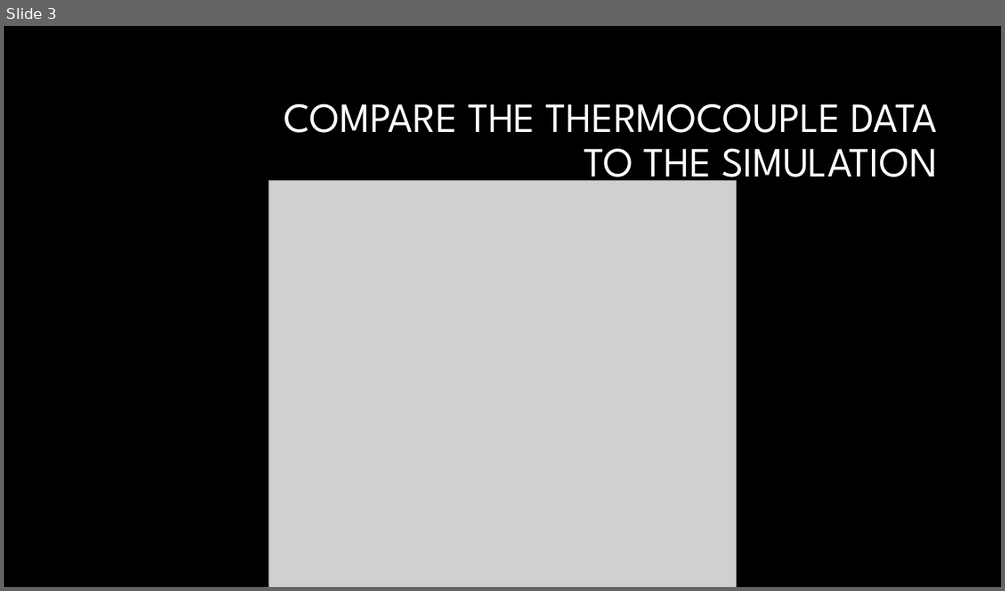
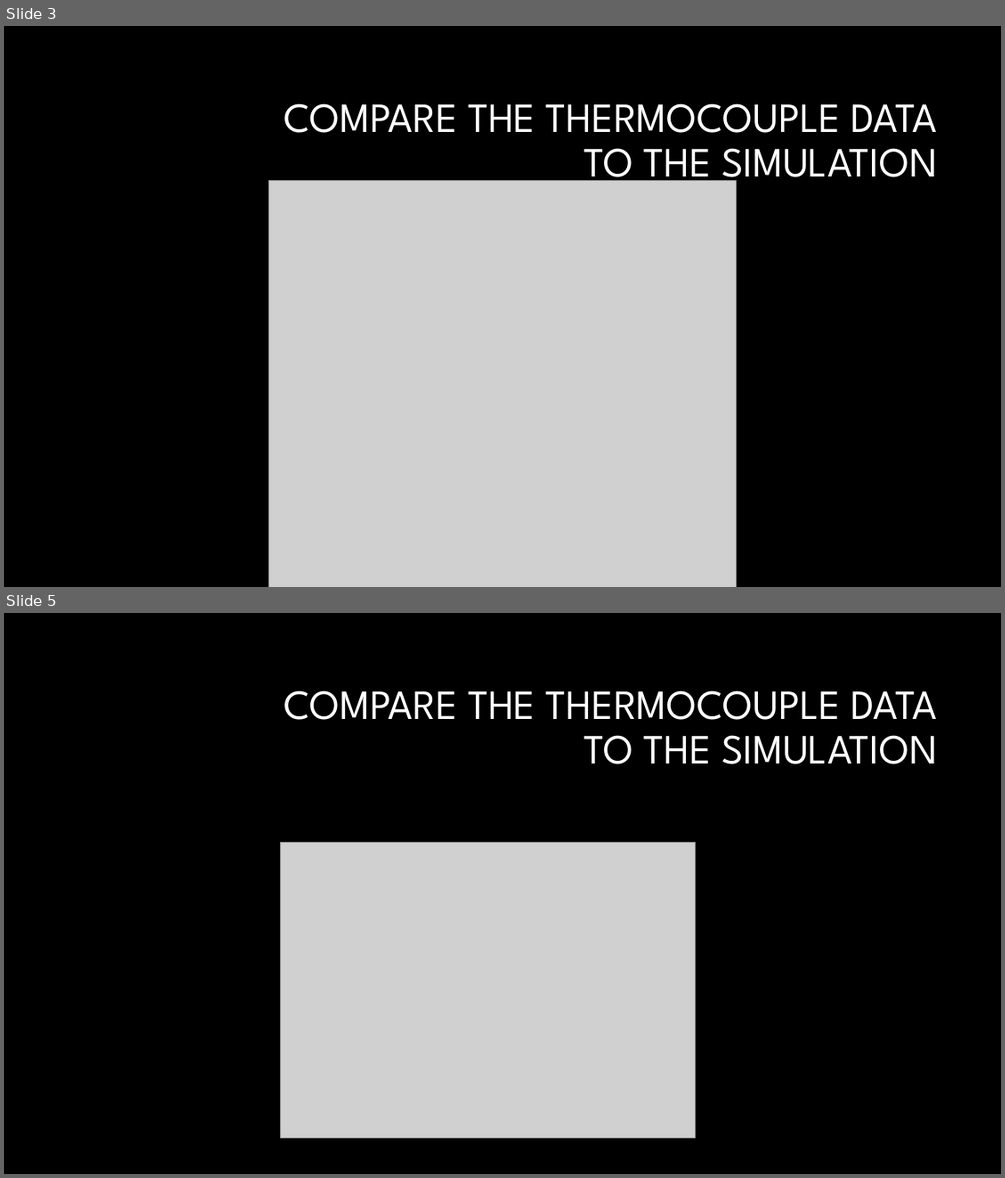
Before and after one commit to Jeremy-Benik/Meeting_Notes, a slide deck: weekly_meetings/11042022_Presentation.pptx. Shown one above the other, each under a label of ours: slide 3 before the commit, slides 3 and 5 after it; the slides between them are not shown. The pictures are 1005x591 and 1005x1178 pixels, drawn with LibreOffice and Linux fonts; fonts in the diff are those of the drawing; grey boxes stand for pictures; background and template pictures are left out. Boxes give left, top, right and bottom in pixels: in the first picture for what was removed or moved away, otherwise in the second. Text is boxed around its words. In the diff, an @@ line names an element or a change of style, - is before the commit and + after.

Commit message:
updating powerpoint with new figure

```diff
--- a/weekly_meetings/11042022_Presentation.pptx
+++ b/weekly_meetings/11042022_Presentation.pptx
@@ slide 5 added at [4, 613, 1001, 1174], background #000000 @@
@@ title added at [284, 690, 937, 764], 40 pt, text #FFFFFF @@
+COMPARE THE THERMOCOUPLE DATA TO THE SIMULATION
@@ picture added at [281, 843, 695, 1137] @@
```
Also in this commit, not shown: 1 slide changed, 5 other slides added.
